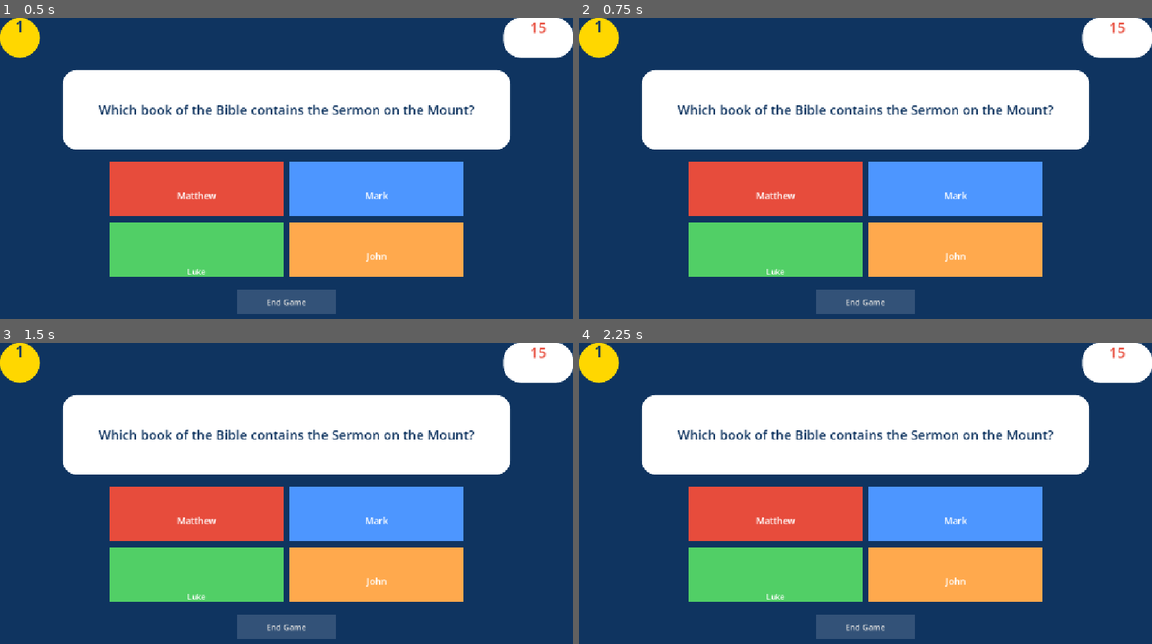
Above: before the commit, frames 1-4 (two rows, left to right).
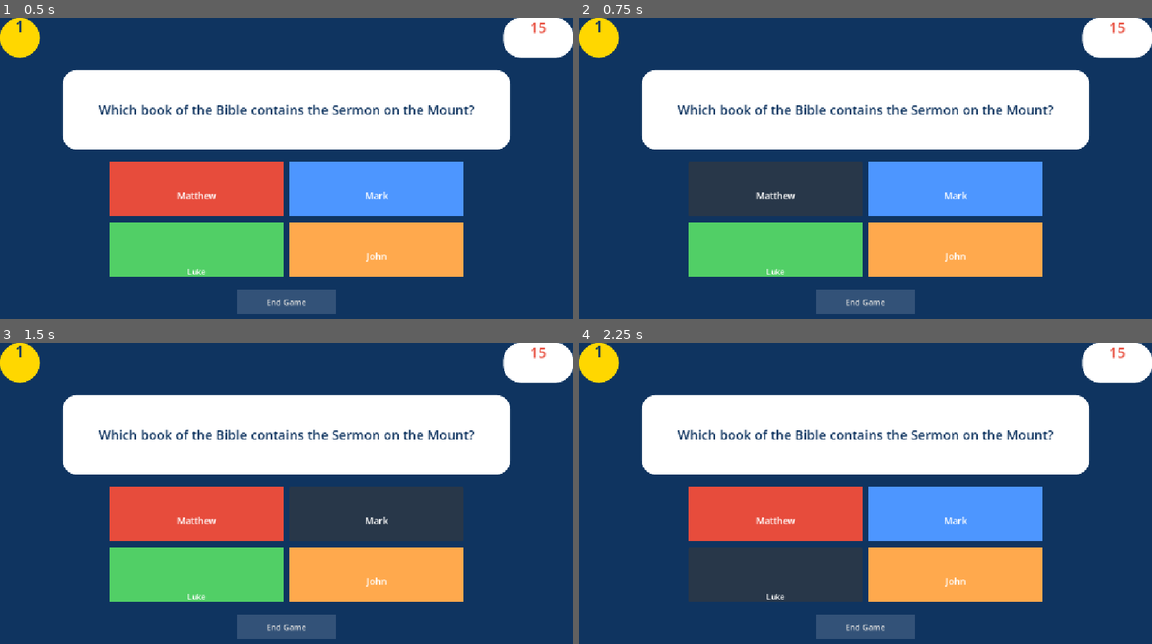
Above: after the commit, the same moments.

Repository: ttxit/lift-trivia
Game: Godot game, scene res://scenes/host_question.tscn
Two runs of this game, one before a commit and one after it. Both use one fixed random seed, a clock stepped at 60 frames per second and the inputs below. This scene is started directly instead of the project's main scene.
Inputs (mouse positions are in pixels of both pictures, inside the frame that each line leads up to):
- Up to frame 1 (0.5 s): no input
- Up to frame 2 (0.75 s): click (773, 189) at 0.5 s, where only the run after the commit has a clickable "Matthew"
- Up to frame 3 (1.5 s): click (378, 514) at 1.25 s, where only the run after the commit has a clickable "Mark"
- Up to frame 4 (2.25 s): click (773, 574) at 2 s, where only the run after the commit has a clickable "Luke"

Frame 1 is identical in both runs. In frame 2, 5.5% of the frame differs, in the area x 19-50%, y 47-66%; in frame 3, 5.5%; in frame 4, 5.5%, in the area x 19-50%, y 67-86%.

Commit message:
Corrected panels to buttons in question scenes

Diff:
--- a/scenes/host_question.tscn
+++ b/scenes/host_question.tscn
@@ -161,10 +161,10 @@
 theme_override_constants/v_separation = 12
 columns = 2
 
-[node name="a1_bubble" type="Panel" parent="VBoxContainer/answer_grid" unique_id=2015308228]
-custom_minimum_size = Vector2(350, 110)
-layout_mode = 2
-theme_override_styles/panel = SubResource("StyleBoxFlat_yvhi0")
+[node name="a1_bubble" type="Button" parent="VBoxContainer/answer_grid" unique_id=2087606057]
+custom_minimum_size = Vector2(350, 110)
+layout_mode = 2
+theme_override_styles/normal = SubResource("StyleBoxFlat_o2wlt")
 
 [node name="answer1" type="Label" parent="VBoxContainer/answer_grid/a1_bubble" unique_id=726560271]
 layout_mode = 1
@@ -179,10 +179,10 @@
 horizontal_alignment = 1
 vertical_alignment = 2
 
-[node name="a2_bubble" type="Panel" parent="VBoxContainer/answer_grid" unique_id=223764896]
-custom_minimum_size = Vector2(350, 110)
-layout_mode = 2
-theme_override_styles/panel = SubResource("StyleBoxFlat_74lvl")
+[node name="a2_bubble" type="Button" parent="VBoxContainer/answer_grid" unique_id=2022218199]
+custom_minimum_size = Vector2(350, 110)
+layout_mode = 2
+theme_override_styles/normal = SubResource("StyleBoxFlat_quyqm")
 
 [node name="answer2" type="Label" parent="VBoxContainer/answer_grid/a2_bubble" unique_id=1453755101]
 layout_mode = 1
@@ -197,10 +197,10 @@
 horizontal_alignment = 1
 vertical_alignment = 2
 
-[node name="a3_bubble" type="Panel" parent="VBoxContainer/answer_grid" unique_id=1416101667]
-custom_minimum_size = Vector2(350, 110)
-layout_mode = 2
-theme_override_styles/panel = SubResource("StyleBoxFlat_evhcm")
+[node name="a3_bubble" type="Button" parent="VBoxContainer/answer_grid" unique_id=1785241257]
+custom_minimum_size = Vector2(350, 110)
+layout_mode = 2
+theme_override_styles/normal = SubResource("StyleBoxFlat_yvhi0")
 
 [node name="answer3" type="Label" parent="VBoxContainer/answer_grid/a3_bubble" unique_id=1628350975]
 layout_mode = 1
@@ -214,10 +214,10 @@
 horizontal_alignment = 1
 vertical_alignment = 2
 
-[node name="a4_bubble" type="Panel" parent="VBoxContainer/answer_grid" unique_id=1869236845]
-custom_minimum_size = Vector2(350, 110)
-layout_mode = 2
-theme_override_styles/panel = SubResource("StyleBoxFlat_qrc58")
+[node name="a4_bubble" type="Button" parent="VBoxContainer/answer_grid" unique_id=287227330]
+custom_minimum_size = Vector2(350, 110)
+layout_mode = 2
+theme_override_styles/normal = SubResource("StyleBoxFlat_qirym")
 
 [node name="answer4" type="Label" parent="VBoxContainer/answer_grid/a4_bubble" unique_id=1165622499]
 layout_mode = 1
--- a/scenes/player_question.tscn
+++ b/scenes/player_question.tscn
@@ -159,10 +159,10 @@
 theme_override_constants/v_separation = 12
 columns = 2
 
-[node name="a1_bubble" type="Panel" parent="VBoxContainer/answer_grid" unique_id=2015308228]
-custom_minimum_size = Vector2(350, 110)
-layout_mode = 2
-theme_override_styles/panel = SubResource("StyleBoxFlat_yvhi0")
+[node name="a1_bubble" type="Button" parent="VBoxContainer/answer_grid" unique_id=1723042126]
+custom_minimum_size = Vector2(350, 110)
+layout_mode = 2
+theme_override_styles/normal = SubResource("StyleBoxFlat_qdd2x")
 
 [node name="answer1" type="Label" parent="VBoxContainer/answer_grid/a1_bubble" unique_id=726560271]
 layout_mode = 1
@@ -177,10 +177,10 @@
 horizontal_alignment = 1
 vertical_alignment = 2
 
-[node name="a2_bubble" type="Panel" parent="VBoxContainer/answer_grid" unique_id=223764896]
-custom_minimum_size = Vector2(350, 110)
-layout_mode = 2
-theme_override_styles/panel = SubResource("StyleBoxFlat_74lvl")
+[node name="a2_bubble" type="Button" parent="VBoxContainer/answer_grid" unique_id=1767436286]
+custom_minimum_size = Vector2(350, 110)
+layout_mode = 2
+theme_override_styles/normal = SubResource("StyleBoxFlat_kw382")
 
 [node name="answer2" type="Label" parent="VBoxContainer/answer_grid/a2_bubble" unique_id=1453755101]
 layout_mode = 1
@@ -195,10 +195,10 @@
 horizontal_alignment = 1
 vertical_alignment = 2
 
-[node name="a3_bubble" type="Panel" parent="VBoxContainer/answer_grid" unique_id=1416101667]
-custom_minimum_size = Vector2(350, 110)
-layout_mode = 2
-theme_override_styles/panel = SubResource("StyleBoxFlat_evhcm")
+[node name="a3_bubble" type="Button" parent="VBoxContainer/answer_grid" unique_id=531675091]
+custom_minimum_size = Vector2(350, 110)
+layout_mode = 2
+theme_override_styles/normal = SubResource("StyleBoxFlat_t4ncq")
 
 [node name="answer3" type="Label" parent="VBoxContainer/answer_grid/a3_bubble" unique_id=1628350975]
 layout_mode = 1
@@ -212,10 +212,10 @@
 horizontal_alignment = 1
 vertical_alignment = 2
 
-[node name="a4_bubble" type="Panel" parent="VBoxContainer/answer_grid" unique_id=1869236845]
-custom_minimum_size = Vector2(350, 110)
-layout_mode = 2
-theme_override_styles/panel = SubResource("StyleBoxFlat_qrc58")
+[node name="a4_bubble" type="Button" parent="VBoxContainer/answer_grid" unique_id=1325562477]
+custom_minimum_size = Vector2(350, 110)
+layout_mode = 2
+theme_override_styles/normal = SubResource("StyleBoxFlat_yyoc8")
 
 [node name="answer4" type="Label" parent="VBoxContainer/answer_grid/a4_bubble" unique_id=1165622499]
 layout_mode = 1
--- a/scripts/host_question.gd
+++ b/scripts/host_question.gd
@@ -8,10 +8,12 @@
     #$VBoxContainer/top_row/number_bubble/question_number.text = "3"
     #$VBoxContainer/top_row/timer_bubble/timer.text = "15"
     #$VBoxContainer/question_bubble/question.text = "Which book of the Bible contains the Sermon on the Mount?"
-    #$VBoxContainer/answer_grid/a1_bubble/answer1.text = "Matthew"
-    #$VBoxContainer/answer_grid/a2_bubble/answer2.text = "Luke"
-    #$VBoxContainer/answer_grid/a3_bubble/answer3.text = "Mark"
-    #$VBoxContainer/answer_grid/a4_bubble/answer4.text = "John"
+    #$VBoxContainer/answer_grid/a1_bubble/answer1.text.strip_edges() = "Matthew"
+    #$VBoxContainer/answer_grid/a2_bubble/answer2.text.strip_edges() = "Luke"
+    #$VBoxContainer/answer_grid/a3_bubble/answer3.text.strip_edges() = "Mark"
+    #$VBoxContainer/answer_grid/a4_bubble/answer4.text.strip_edges() = "John"
+
+# functions to select answer and send to players for display
 
 func _on_end_pressed() -> void:
     SceneManager.change_view("res://scenes/main_menu.tscn")
--- a/scripts/player_question.gd
+++ b/scripts/player_question.gd
@@ -5,10 +5,12 @@
 
     #$VBoxContainer/top_row/number_bubble/question_number.text = "3"
     #$VBoxContainer/question_bubble/question.text = "Which book of the Bible contains the Sermon on the Mount?"
-    #$VBoxContainer/answer_grid/a1_bubble/answer1.text = "Matthew"
-    #$VBoxContainer/answer_grid/a2_bubble/answer2.text = "Luke"
-    #$VBoxContainer/answer_grid/a3_bubble/answer3.text = "Mark"
-    #$VBoxContainer/answer_grid/a4_bubble/answer4.text = "John"
+    #$VBoxContainer/answer_grid/a1_bubble/answer1.text.strip_edges() = "Matthew"
+    #$VBoxContainer/answer_grid/a2_bubble/answer2.text.strip_edges() = "Luke"
+    #$VBoxContainer/answer_grid/a3_bubble/answer3.text.strip_edges() = "Mark"
+    #$VBoxContainer/answer_grid/a4_bubble/answer4.text.strip_edges() = "John"
+
+# functions to select answer and send to host for validation
 
 func _on_leave_pressed() -> void:
     SceneManager.change_view("res://scenes/main_menu.tscn")
Not shown: 1 places in scenes/host_question.tscn that only renumber resources
Not shown: 1 places in scenes/player_question.tscn that only renumber resources
